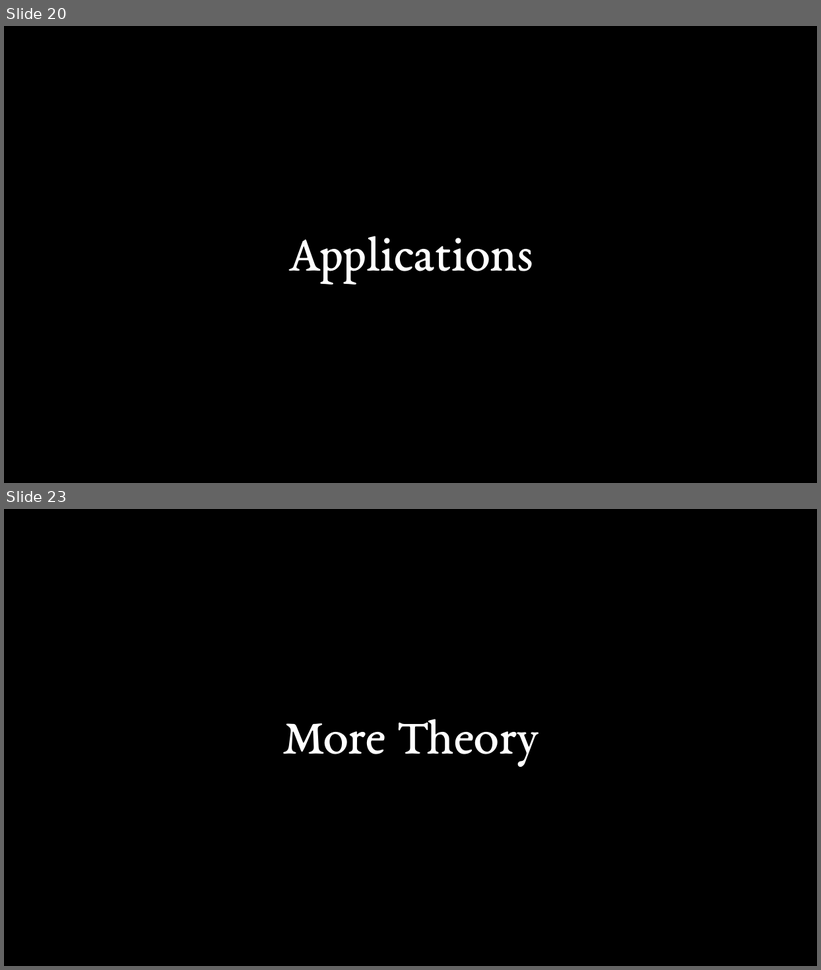
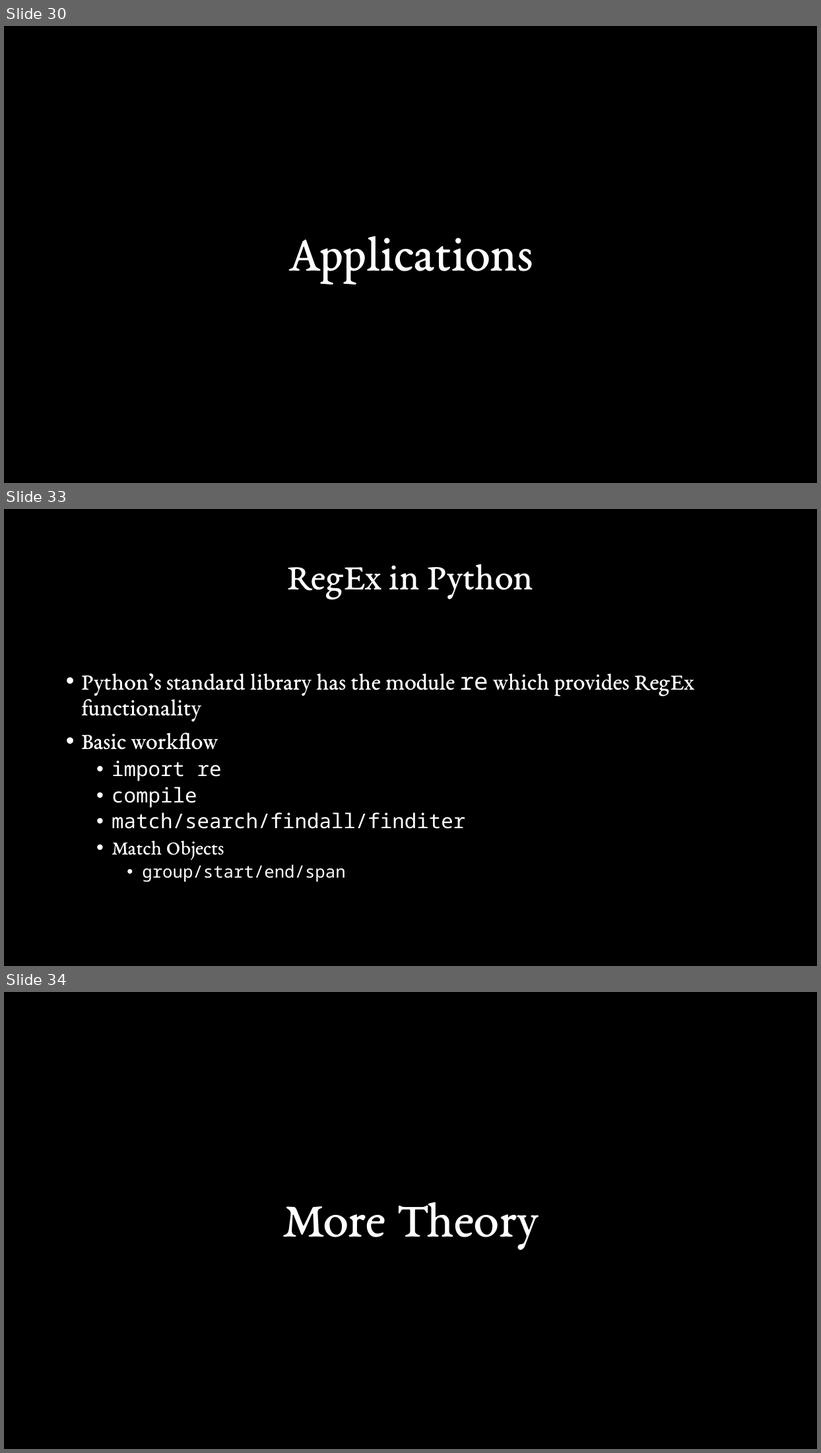
Before and after one commit to Stirling-USCC/state-machines-workshop, a slide deck: Presentation.pptx. Shown one above the other, each under a label of ours: slides 20 and 23 before the commit, slides 30, 33 and 34 after it; the slides between them are not shown. The pictures are 821x970 and 821x1453 pixels, drawn with LibreOffice and Linux fonts; fonts in the diff are those of the drawing. Boxes give left, top, right and bottom in pixels: in the first picture for what was removed or moved away, otherwise in the second. Text is boxed around its words. In the diff, an @@ line names an element or a change of style, - is before the commit and + after.

```diff
--- a/Presentation.pptx
+++ b/Presentation.pptx
@@ slide 33 added at [4, 509, 817, 966], background #000000 @@
@@ title added at [287, 564, 533, 599], 44 pt, text #FFFFFF @@
+RegEx in Python
@@ text added at [81, 673, 694, 883], 28 pt, text #FFFFFF @@
+• Python’s standard library has the module re which provides RegEx functionality
+• Basic workflow
+  • import re
+  • compile
+  • match/search/findall/finditer
+  • Match Objects
+    • group/start/end/span
@@ what was slide 20 is now slide 30 @@
@@ what was slide 23 is now slide 34 @@
```
Also in this commit, not shown: 13 slides changed, 18 other slides added, 4 slides removed.
